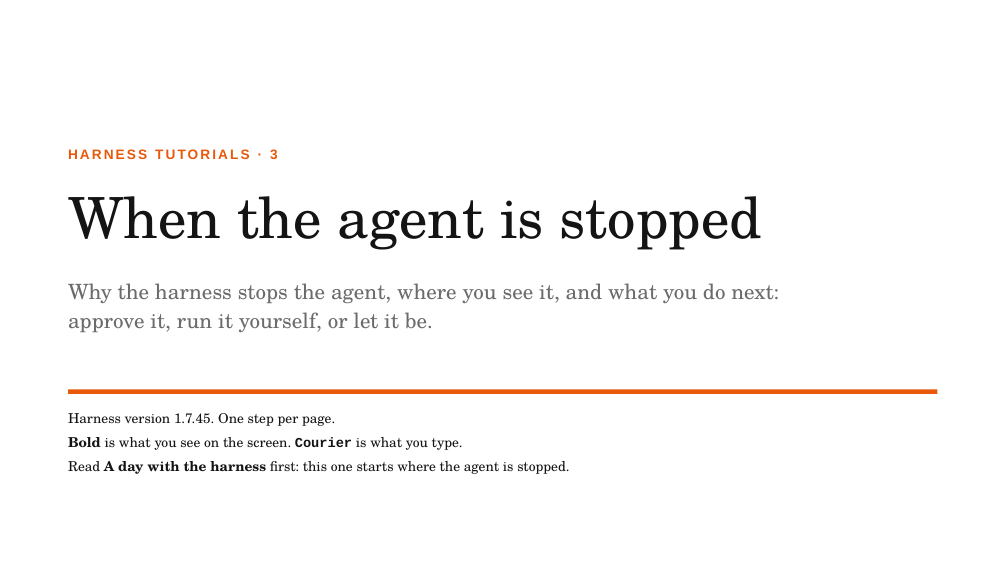
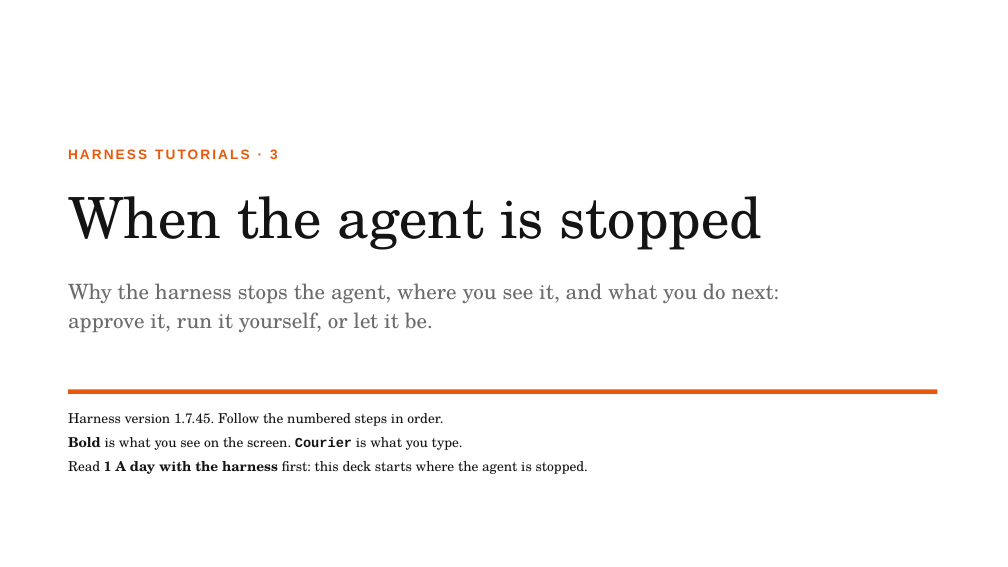
Before and after one commit to Smars-Bin-Hu/ai-exploration, a slide deck: slide 1 of source/tutorials/3_stopped.pptx. Drawn at 1008x567 pixels with LibreOffice and Linux fonts; fonts in the diff are those of the drawing. Boxes give left, top, right and bottom in pixels: in the first picture for what was removed or moved away, otherwise in the second. Text is boxed around its words. In the diff, an @@ line names an element or a change of style, - is before the commit and + after.

```diff
--- a/source/tutorials/3_stopped.pptx
+++ b/source/tutorials/3_stopped.pptx
@@ text at box(68, 413, 443, 426): text changed @@
-Harness version 1.7.45. One step per page.
+Harness version 1.7.45. Follow the numbered steps in order.
@@ text at box(68, 461, 588, 474): text changed @@
-Read A day with the harness first: this one starts where the agent is stopped.
+Read 1 A day with the harness first: this deck starts where the agent is stopped.
```
Also in this commit, not shown: 4 other slides changed, 8 slides added, 9 slides removed, 13 other files.
